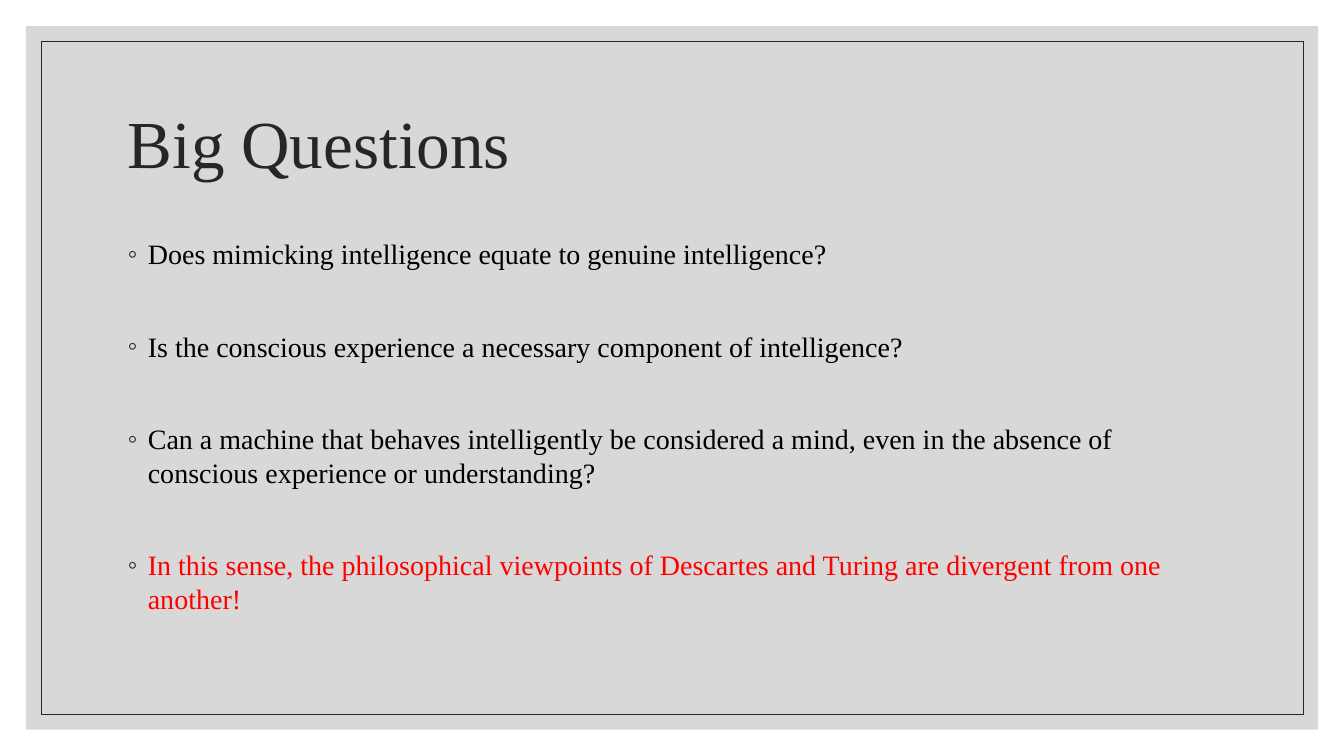
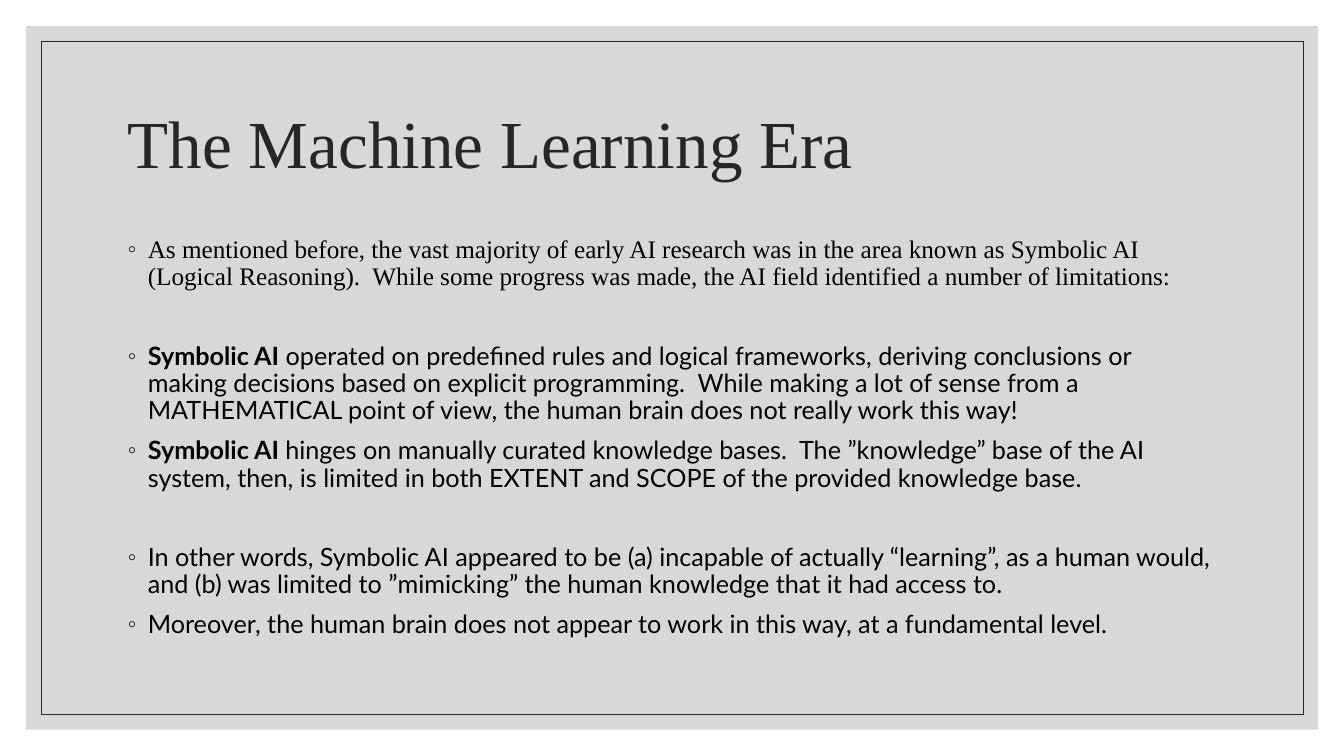
Before and after one commit to wutmeownow/phys441, a slide deck: slide 18 of JupyterNotebooks/LLS/Lecture4.pptx (slide 8 before the commit). Drawn at 1344x756 pixels with LibreOffice and Linux fonts; fonts in the diff are those of the drawing. Boxes give left, top, right and bottom in pixels: in the first picture for what was removed or moved away, otherwise in the second. Text is boxed around its words. In the diff, an @@ line names an element or a change of style, - is before the commit and + after.

```diff
--- a/JupyterNotebooks/LLS/Lecture4.pptx
+++ b/JupyterNotebooks/LLS/Lecture4.pptx
@@ title at (x1=128, y1=121, x2=852, y2=180): text changed @@
-Big Questions
+The Machine Learning Era
@@ text at (x1=148, y1=240, x2=1210, y2=638): text changed; size 20 to 18 pt; font Times New Roman to Lato @@
-◦ Does mimicking intelligence equate to genuine intelligence?
-◦ Is the conscious experience a necessary component of intelligence?
-◦ Can a machine that behaves intelligently be considered a mind, even in the absence of conscious experience or understanding?
-◦ In this sense, the philosophical viewpoints of Descartes and Turing are divergent from one another!
+◦ As mentioned before, the vast majority of early AI research was in the area known as Symbolic AI (Logical Reasoning). While some progress was made, the AI field identified a number of limitations:
+◦ Symbolic AI operated on predefined rules and logical frameworks, deriving conclusions or making decisions based on explicit programming. While making a lot of sense from a MATHEMATICAL point of view, the human brain does not really work this way!
+◦ Symbolic AI hinges on manually curated knowledge bases. The ”knowledge” base of the AI system, then, is limited in both EXTENT and SCOPE of the provided knowledge base.
+◦ In other words, Symbolic AI appeared to be (a) incapable of actually “learning”, as a human would, and (b) was limited to ”mimicking” the human knowledge that it had access to.
+◦ Moreover, the human brain does not appear to work in this way, at a fundamental level.
```
Also in this commit, not shown: 3 other slides changed, 9 slides added, 25 slides removed, 2 other files.
